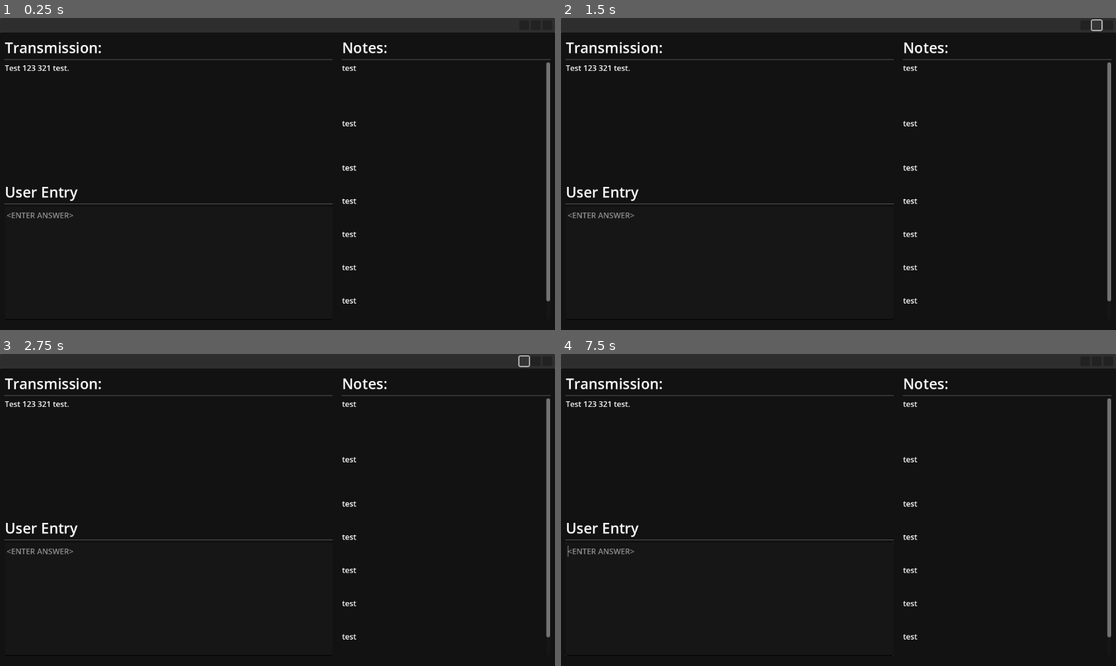
Above: before the commit, frames 1-4 (two rows, left to right).
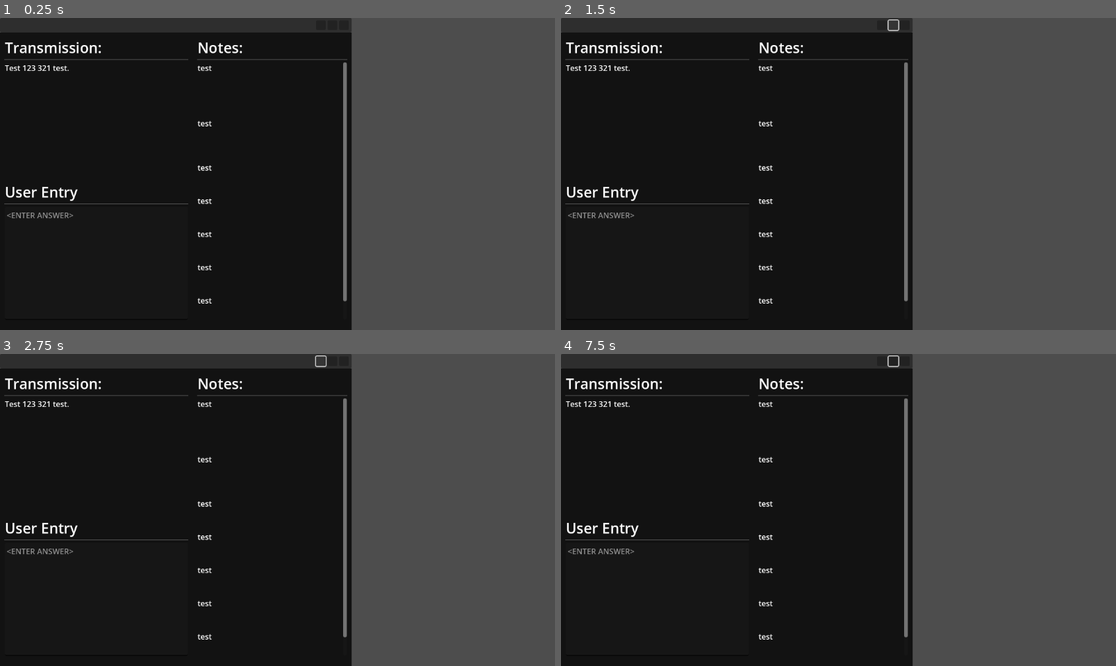
Above: after the commit, the same moments.

Repository: Fxll3n/Ciphers-Please
Game: Godot game, scene res://terminal.tscn
The game is run twice, just before and just after one commit, with the same random seed, the same clock (stepped at 60 frames per second) and the same inputs. Before the commit the project has no main scene; this scene is started directly in both runs.
Inputs (mouse positions are in pixels of both pictures, inside the frame that each line leads up to; where the layout moved, square brackets give the same spot in the first picture):
- Up to frame 1 (0.25 s): no input
- Up to frame 2 (1.5 s): click (882, 24) [1082, 24] at 0.5 s; click (894, 24) [1099, 24] at 1.25 s
- Up to frame 3 (2.75 s): click (321, 360) [521, 360] at 2 s
- Up to frame 4 (7.5 s): click (894, 360) [1099, 360] at 2.75 s; click (882, 360) [1082, 360] at 3.5 s; click (894, 360) [1099, 360] at 4.25 s; tap Enter at 5, 6.5 s; move the mouse to (960, 494) at 5.02 s; click (960, 494) at 5.17 s; tap Space at 5.75, 7.25 s; drag from (727, 525) to (810, 572) at 5.77 s; move the mouse to (894, 441) at 6.52 s; click (894, 441) at 6.67 s; drag from (810, 572) to (672, 463) at 7.27 s

The runs differ from the first frame. In frame 1, 38% of the frame differs, in the area x 33-100%, y 0-100%; in frame 2, 38%; in frame 3, 38%; in frame 4, 38%, in the area x 0-100%, y 0-100%.

Commit message:
Add "Office" main scene with CustomCamera

Diff:
--- a/project.godot
+++ b/project.godot
@@ -11,9 +11,23 @@
 [application]
 
 config/name="Ciphers-Please"
+run/main_scene="res://scenes/worlds/office.tscn"
 config/features=PackedStringArray("4.3", "Forward Plus")
 config/icon="res://icon.svg"
 
 [editor_plugins]
 
 enabled=PackedStringArray("res://addons/project-time-tracker/plugin.cfg", "res://addons/project_time_tracker/plugin.cfg")
+
+[input]
+
+debug_toggle_capture={
+"deadzone": 0.5,
+"events": [Object(InputEventKey,"resource_local_to_scene":false,"resource_name":"","device":-1,"window_id":0,"alt_pressed":false,"shift_pressed":false,"ctrl_pressed":false,"meta_pressed":false,"pressed":false,"keycode":0,"physical_keycode":4194306,"key_label":0,"unicode":0,"location":0,"echo":false,"script":null)
+]
+}
+debug_quit={
+"deadzone": 0.5,
+"events": [Object(InputEventKey,"resource_local_to_scene":false,"resource_name":"","device":-1,"window_id":0,"alt_pressed":false,"shift_pressed":false,"ctrl_pressed":false,"meta_pressed":false,"pressed":false,"keycode":0,"physical_keycode":4194305,"key_label":0,"unicode":0,"location":0,"echo":false,"script":null)
+]
+}
--- /dev/null
+++ b/scenes/worlds/office.gd
@@ -0,0 +1,14 @@
+extends Node3D
+
+@onready var Camera = $PlayerCam as CustomCamera
+
+func _input(event):
+	if event.is_action_pressed("debug_quit"):
+		# Quickly exit the scene if stuck
+		get_tree().quit()
+
+	if event.is_action_pressed("debug_toggle_capture"):
+		if Camera.state == Camera.State.FREE:
+			Camera.zoom_in($UglyComputer/Screen)
+		elif Camera.state == Camera.State.LOCKED:
+			Camera.zoom_out(0)
--- /dev/null
+++ b/scenes/worlds/office.tscn
@@ -0,0 +1,82 @@
+[gd_scene load_steps=13 format=3 uid="uid://db6r5vgdyr66y"]
+
+[ext_resource type="ArrayMesh" uid="uid://d1qysqwgx6sxj" path="res://assets/meshes/ugly_desk.obj" id="1_gxogq"]
+[ext_resource type="Script" path="res://scenes/worlds/office.gd" id="1_oqg2a"]
+[ext_resource type="ArrayMesh" uid="uid://qtuljgcj0sgt" path="res://assets/meshes/ugly_computer.obj" id="2_hhivw"]
+[ext_resource type="Script" path="res://scripts/CustomCamera.gd" id="3_fm5oh"]
+[ext_resource type="Script" path="res://scripts/objects/screen.gd" id="3_lbevc"]
+[ext_resource type="PackedScene" uid="uid://dklsqx8xq8asq" path="res://terminal.tscn" id="4_gf7xn"]
+[ext_resource type="PackedScene" uid="uid://wpohwax5wyl" path="res://scenes/objects/clock.tscn" id="6_4jp77"]
+
+[sub_resource type="QuadMesh" id="QuadMesh_hih8b"]
+
+[sub_resource type="ViewportTexture" id="ViewportTexture_2hrhl"]
+viewport_path = NodePath("UglyComputer/Screen/Viewport")
+
+[sub_resource type="StandardMaterial3D" id="StandardMaterial3D_c2vu2"]
+resource_local_to_scene = true
+albedo_texture = SubResource("ViewportTexture_2hrhl")
+
+[sub_resource type="BoxShape3D" id="BoxShape3D_k4xr5"]
+size = Vector3(0.363, 0.32, 0)
+
+[sub_resource type="Environment" id="Environment_43qhm"]
+ambient_light_source = 3
+ambient_light_color = Color(1, 1, 1, 1)
+ambient_light_sky_contribution = 0.4
+ambient_light_energy = 0.5
+glow_enabled = true
+
+[node name="Office" type="Node3D"]
+script = ExtResource("1_oqg2a")
+
+[node name="PlayerCam" type="Camera3D" parent="."]
+transform = Transform3D(1, 0, 0, 0, 0.963616, 0.267289, 0, -0.267289, 0.963616, 0, 1.06637, -0.339124)
+current = true
+script = ExtResource("3_fm5oh")
+
+[node name="UglyDesk" type="MeshInstance3D" parent="."]
+transform = Transform3D(1, 0, 0, 0, 1, 0, 0, 0, 1, -0.000833988, 5.96046e-08, -1.07788)
+mesh = ExtResource("1_gxogq")
+
+[node name="UglyComputer" type="MeshInstance3D" parent="."]
+transform = Transform3D(1, 0, 0, 0, 1, 0, 0, 0, 1, 0.313509, 0.737078, -1.09798)
+mesh = ExtResource("2_hhivw")
+
+[node name="Screen" type="Area3D" parent="UglyComputer"]
+script = ExtResource("3_lbevc")
+
+[node name="Viewport" type="SubViewport" parent="UglyComputer/Screen"]
+
+[node name="Terminal" parent="UglyComputer/Screen/Viewport" instance=ExtResource("4_gf7xn")]
+
+[node name="QuadMesh" type="MeshInstance3D" parent="UglyComputer/Screen"]
+transform = Transform3D(0.362647, 0, 0, 0, 0.311693, 0.228051, 0, -0.0709981, 1.00118, 0, 0.36647, 0.171311)
+mesh = SubResource("QuadMesh_hih8b")
+skeleton = NodePath("../..")
+surface_material_override/0 = SubResource("StandardMaterial3D_c2vu2")
+
+[node name="CollisionShape3D" type="CollisionShape3D" parent="UglyComputer/Screen"]
+transform = Transform3D(1, 0, 0, 0, 0.975026, 0.222093, 0, -0.222093, 0.975026, 0, 0.36647, 0.171311)
+visible = false
+shape = SubResource("BoxShape3D_k4xr5")
+
+[node name="ScreenCam" type="Camera3D" parent="UglyComputer/Screen"]
+transform = Transform3D(1, 0, 0, 0, 0.97437, 0.224951, 0, -0.224951, 0.97437, 0, 0.423, 0.412)
+visible = false
+
+[node name="Clock" parent="." instance=ExtResource("6_4jp77")]
+transform = Transform3D(0.803691, 0, 0.595047, 0, 1, 0, -0.595047, 0, 0.803691, -0.428026, 0.746152, -0.937772)
+
+[node name="DirectionalLight3D" type="DirectionalLight3D" parent="."]
+transform = Transform3D(1, 0, 0, 0, 0.5, 0.866025, 0, -0.866025, 0.5, 0, 3, 3)
+light_color = Color(0.61, 0.5734, 0.488, 1)
+
+[node name="WorldEnvironment" type="WorldEnvironment" parent="."]
+environment = SubResource("Environment_43qhm")
+
+[connection signal="area_entered" from="UglyComputer/Screen" to="UglyComputer/Screen" method="_on_area_entered"]
+[connection signal="area_exited" from="UglyComputer/Screen" to="UglyComputer/Screen" method="_on_area_exited"]
+[connection signal="input_event" from="UglyComputer/Screen" to="UglyComputer/Screen" method="_on_input_event"]
+[connection signal="mouse_entered" from="UglyComputer/Screen" to="UglyComputer/Screen" method="_on_mouse_entered"]
+[connection signal="mouse_exited" from="UglyComputer/Screen" to="UglyComputer/Screen" method="_on_mouse_exited"]
--- /dev/null
+++ b/scripts/CustomCamera.gd
@@ -0,0 +1,87 @@
+extends Camera3D
+class_name CustomCamera
+
+@export_range(0, 180, 5, "radians") var maxFOV_x = deg_to_rad(90)
+@export_range(0, 180, 5, "radians") var maxFOV_y = deg_to_rad(40)
+@export var mouseSensitivity = Vector2(0.01, 0.01)
+@onready var centerOfView = rotation
+
+## Current state of the camera zoom/lock animation
+enum State {FREE, ZOOM_IN, LOCKED, ZOOM_OUT}
+@export var state := State.FREE
+
+## List of global transforms to zoom back to
+var origins: Array[Transform3D] = []
+## List of zoom targets (last one is focused)
+var targets: Array[ZoomTarget3D] = []
+
+func _ready() -> void:
+	# Start mouse capture if camera isn't locked
+	if state == State.FREE:
+		Input.mouse_mode = Input.MOUSE_MODE_CAPTURED
+
+func _input(event):
+	# Camera movement (clamped to maxFOV)
+	if event is InputEventMouseMotion and state == State.FREE:
+		var delta = -event.relative * mouseSensitivity
+		rotation.y = clamp(rotation.y + delta.x, centerOfView.y - maxFOV_x, centerOfView.y + maxFOV_x)
+		rotation.x = clamp(rotation.x + delta.y, centerOfView.x - maxFOV_y, centerOfView.x + maxFOV_y)
+
+## Focus the camera on a new target
+func zoom_in(target: ZoomTarget3D) -> void:
+	assert(state == State.FREE or state == State.LOCKED)
+
+	# Remove focus from current target if any
+	if not targets.is_empty():
+		targets.back().focused = false
+		targets.back().disconnect("zoom_out", self.zoom_out)
+
+	# Store current position and target destination
+	origins.push_back(global_transform)
+	targets.push_back(target)
+	var destination := target.target_transform
+
+	# Hide cursor and animate translation
+	state = State.ZOOM_IN
+	Input.mouse_mode = Input.MOUSE_MODE_CONFINED_HIDDEN
+	var tween = get_tree().create_tween()
+	tween.tween_property(self, "global_transform", destination, 1).set_trans(Tween.TRANS_SINE)
+	tween.tween_callback(self._zoom_finished)
+
+## Make the camera go back to the nth target, with 0 being free camera
+## Negative `target_level` means go to nth previous target
+func zoom_out(target_level: int = -1) -> void:
+	assert(state == State.LOCKED)
+	if target_level < 0:
+		target_level = origins.size() + target_level
+	assert(0 <= target_level and target_level < origins.size())
+
+	# Remove focus from current target
+	targets.back().focused = false
+	targets.back().disconnect("zoom_out", self.zoom_out)
+
+	# Hide cursor and animate translation
+	state = State.ZOOM_OUT
+	Input.mouse_mode = Input.MOUSE_MODE_CONFINED_HIDDEN
+	var tween = get_tree().create_tween()
+	tween.tween_property(self, "global_transform", origins[target_level], 1).set_trans(Tween.TRANS_SINE)
+	tween.tween_callback(self._zoom_finished)
+	# Focus out target if any
+	if target_level > 0:
+		targets[target_level - 1].focused = true
+	# Drop popped levels
+	origins.resize(target_level)
+	targets.resize(target_level)
+
+## Called when the zoom_out animation is finished
+func _zoom_finished() -> void:
+		assert(state == State.ZOOM_IN or state == State.ZOOM_OUT)
+		# Set state
+		state = State.FREE if origins.is_empty() else State.LOCKED
+		Input.mouse_mode = Input.MOUSE_MODE_VISIBLE if state == State.LOCKED else Input.MOUSE_MODE_CAPTURED
+
+		# Focus target if any
+		if not targets.is_empty():
+			var target := targets[targets.size() - 1]
+			target.focused = true
+			target.connect("zoom_out", self.zoom_out, CONNECT_ONE_SHOT)
--- /dev/null
+++ b/scripts/ZoomTarget.gd
@@ -0,0 +1,35 @@
+extends Node3D
+class_name ZoomTarget3D
+"""Class defining a zoom target for the custom camera."""
+
+## Where the zoomed camera will go
+@export var cam_target: Node3D = null
+var target_transform: Transform3D:
+	get():
+		if cam_target is Node3D:
+			return cam_target.global_transform
+		for child in get_children():
+			if child is Camera3D:
+				return child.global_transform
+		return self.global_transform
+
+## Emitted to signal that the camera should leave
+## Autoconnected when a camera locks on this target
+signal zoom_out
+
+## Whether the camera is locked on this target
+var focused: bool = false:
+	set(value):
+		focused = value
+		if value:
+			_on_focus_gained()
+		else:
+			_on_focus_lost()
+
+## Called when the node gains focus
+func _on_focus_gained() -> void:
+	pass
+
+## Called when the node loses focus
+func _on_focus_lost() -> void:
+	pass
--- /dev/null
+++ b/scripts/objects/screen.gd
@@ -0,0 +1,34 @@
+extends ZoomTarget3D
+
+func _ready() -> void:
+	$Viewport.size = $Viewport/Terminal.size
+	$Viewport/Terminal.connect("terminal_closed", zoom_out.emit)
+
+## Forwards any non-mouse InputEvent to the viewport
+func _input(event: InputEvent) -> void:
+	if not focused:
+		return
+	if event is InputEventMouse:
+		return
+	if event.is_action("debug_toggle_capture"):
+		return
+	$Viewport.push_input(event)
+
+## Forwards any InputEventMouse to the viewport
+## Drag events may
+func _on_input_event(camera: Node, event: InputEvent, event_position: Vector3, normal: Vector3, shape_idx: int) -> void:
+	if not focused:
+		return
+
+	var size_3d = ($QuadMesh.mesh as QuadMesh).size
+	var pos_3d: Vector3 = $QuadMesh.global_transform.affine_inverse() * event_position
+
+	# Compute 2D position
+	var relative_pos = Vector2(pos_3d.x / size_3d.x, -pos_3d.y / size_3d.y) + Vector2(0.5, 0.5)
+	var pos_2d = relative_pos * Vector2($Viewport.size)
+
+	# Send event
+	event.position = pos_2d
+	if event is InputEventMouse:
+		event.global_position = pos_2d
+	$Viewport.push_input(event)
--- a/terminal.gd
+++ b/terminal.gd
@@ -3,6 +3,9 @@
 
 @onready var transmission_text: RichTextLabel = $"TabBarSplit/MainSplit/TransmisionSplit/Section 1/MarginContainer/VBoxContainer/TransmissionText"
 @onready var notes_text: RichTextLabel = $"TabBarSplit/MainSplit/Section 3/MarginContainer/VBoxContainer/NotesText"
+
+## Emitted when the terminal is closed
+signal terminal_closed
 
 
 var loaded_task = func():
@@ -29,4 +32,4 @@
 	transmission_text.text = task.text
 
 func _on_exit_pressed() -> void:
-	pass # Replace with leaving terminal code
+	terminal_closed.emit()
--- a/terminal.tscn
+++ b/terminal.tscn
@@ -7,11 +7,9 @@
 
 [node name="Terminal" type="Control"]
 layout_mode = 3
-anchors_preset = 15
-anchor_right = 1.0
-anchor_bottom = 1.0
-grow_horizontal = 2
-grow_vertical = 2
+anchors_preset = 0
+offset_right = 730.0
+offset_bottom = 648.0
 script = ExtResource("1_qowvr")
 
 [node name="TabBarSplit" type="VSplitContainer" parent="."]
@@ -62,7 +60,7 @@
 
 [node name="MainSplit" type="HSplitContainer" parent="TabBarSplit"]
 layout_mode = 2
-split_offset = 700
+split_offset = 400
 dragger_visibility = 2
 
 [node name="TransmisionSplit" type="VSplitContainer" parent="TabBarSplit/MainSplit"]
Not shown, added: assets/meshes/ugly_computer.mtl
Not shown, added: assets/meshes/ugly_computer.obj
Not shown, added: assets/meshes/ugly_computer.obj.import
Not shown, added: assets/meshes/ugly_desk.mtl
Not shown, added: assets/meshes/ugly_desk.obj
Not shown, added: assets/meshes/ugly_desk.obj.import
Not shown, changed: .gitignore
